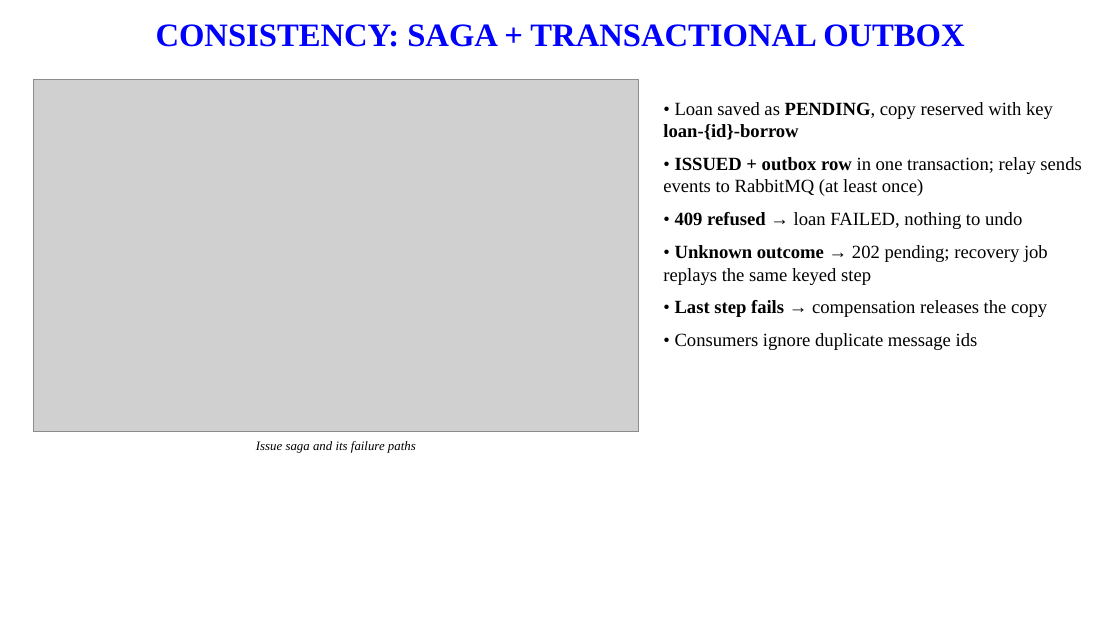
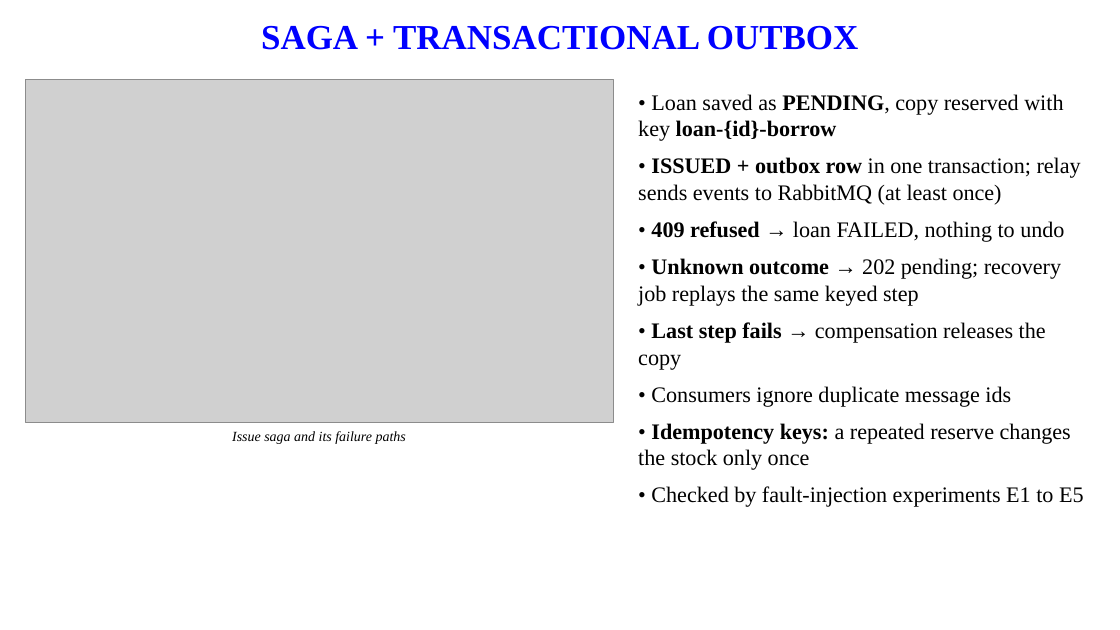
Before and after one commit to manasakrishnakumar/Online-library-management-system, a slide deck: slide 8 of report/Online_Library_Management_System_Presentation.pptx (slide 9 before the commit). Drawn at 1120x630 pixels with LibreOffice and Linux fonts; fonts in the diff are those of the drawing; grey boxes stand for pictures; background and template pictures are left out. Boxes give left, top, right and bottom in pixels: in the first picture for what was removed or moved away, otherwise in the second. Text is boxed around its words. In the diff, an @@ line names an element or a change of style, - is before the commit and + after.

```diff
--- a/report/Online_Library_Management_System_Presentation.pptx
+++ b/report/Online_Library_Management_System_Presentation.pptx
@@ text at <box>261,25,859,50</box>: text changed; size 28 to 30 pt @@
-CONSISTENCY: SAGA + TRANSACTIONAL OUTBOX
+SAGA + TRANSACTIONAL OUTBOX
@@ picture: place and size @@
-picture at <box>34,80,639,432</box>
+picture at <box>25,80,613,422</box>
@@ text "• Loan saved as PENDING, ...": place and size @@
-text "• Loan saved as PENDING, ..." at <box>663,102,1081,350</box>
+text "• Loan saved as PENDING, ..." at <box>638,94,1084,507</box>
@@ text at <box>638,94,1081,407</box>: size 16 to 19 pt in "• Loan saved as PENDING, copy reserved ...", "• ISSUED + outbox row in one ...", "• 409 refused → loan FAILED, nothing ...", "• Unknown outcome → 202 pending; recovery ..." and 2 more places @@
@@ text "Issue saga and its failure ...": place and size @@
-text "Issue saga and its failure ..." at <box>256,441,416,453</box>
+text "Issue saga and its failure ..." at <box>232,431,406,444</box>
@@ text "Issue saga and its failure ..." at <box>232,431,406,444</box>: size 11 to 12 pt @@
@@ text at <box>638,423,1084,507</box>: paragraphs added @@
+• Idempotency keys: a repeated reserve changes the stock only once
+• Checked by fault-injection experiments E1 to E5
```
Also in this commit, not shown: 17 other slides changed, 1 slide added, 1 slide removed, 11 other files.
